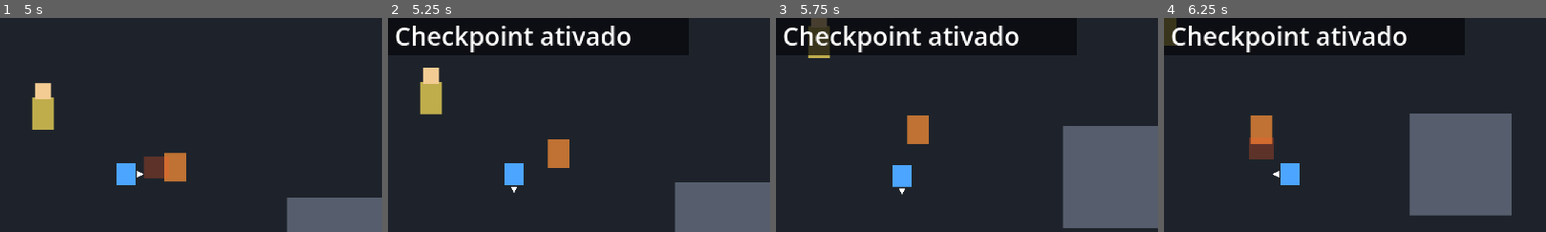
Above: before the commit, frames 1-4 (left to right).
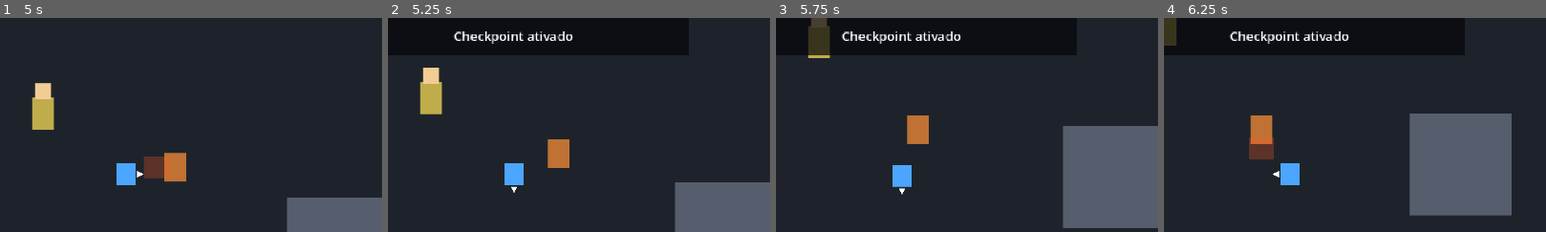
Above: after the commit, the same moments.

Repository: kikajima/dragonballsoullegacy
Game: Godot game, scene res://scenes/bootstrap/bootstrap.tscn
Same seed, same stepped clock (60 frames per second), same inputs: the game is played once before the commit and once after it.
Inputs:
- Up to frame 1 (5 s): tap Enter (ui_accept) at 0.5, 0.77, 1.52, 3.02, 3.5, 3.77, 4.52 s; hold D (move_right) 0.53-1.28 s; tap J (attack) at 0.6 s; hold S (move_down) 1.28-2.03 s; tap Shift (block) at 1.35 s; hold D (move_right) 2.03-2.78 s; hold L (charge_ki) 2.03-2.78 s; hold W (move_up) 2.78-3.53 s; tap Space (dash) at 2.85 s; hold E (interact) 3.53-4.28 s; hold A (move_left) from 3.53 s (still down); tap K (ki_blast) at 4.35 s
- Up to frame 2 (5.25 s): release A (move_left) at 5.03 s; hold S (move_down) from 5.03 s (still down); tap I (kick) at 5.1 s
- Up to frame 3 (5.75 s): keep holding S (move_down)
- Up to frame 4 (6.25 s): release S (move_down) at 5.78 s; hold D (move_right) from 5.78 s (still down); tap J (attack) at 5.85 s; tap Enter (ui_accept) at 6.02 s
The pictures show only the part of the screen within x 34-84%, y 14-63%; the shares and areas given below are measured in that part.

Frame 1 is identical in both runs. In frame 2, 2.8% of the frame differs, in the area x 2-64%, y 3-17%; in frame 3, 2.8%; in frame 4, 2.8%.

Commit message:
fix: reduce notification typography for pixel viewport

Diff:
--- a/ui/notifications/notification_feed.tscn
+++ b/ui/notifications/notification_feed.tscn
@@ -29,5 +29,6 @@
 grow_horizontal = 2
 grow_vertical = 2
 text = "Notification"
+theme_override_font_sizes/font_size = 8
 horizontal_alignment = 1
 vertical_alignment = 1
